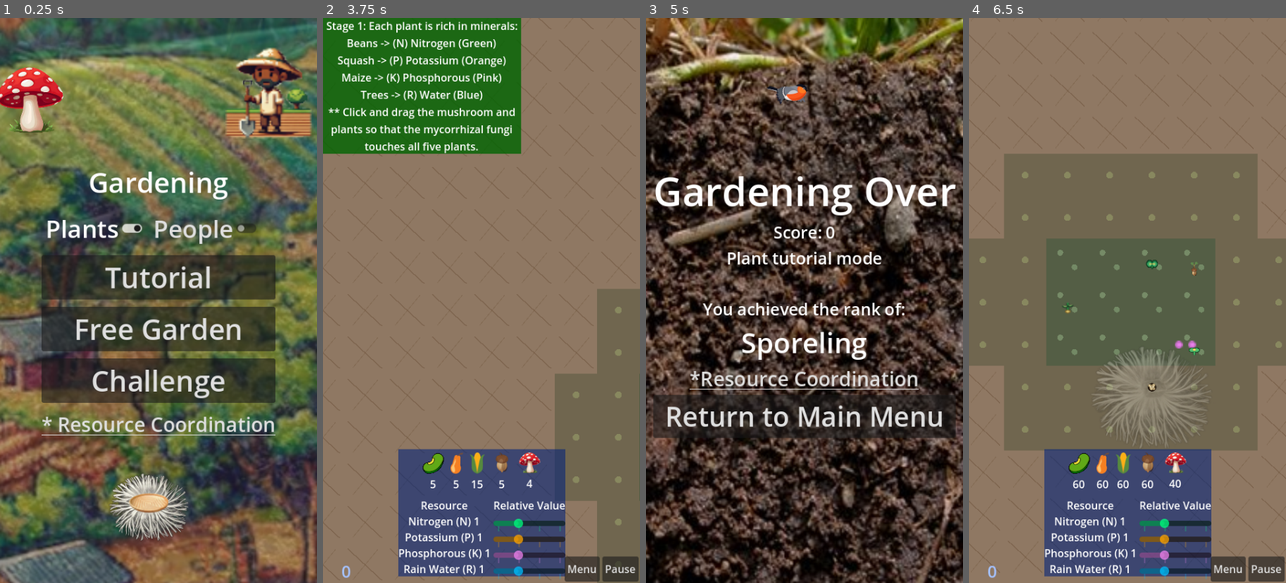
Above: before the commit, frames 1-4 (left to right).
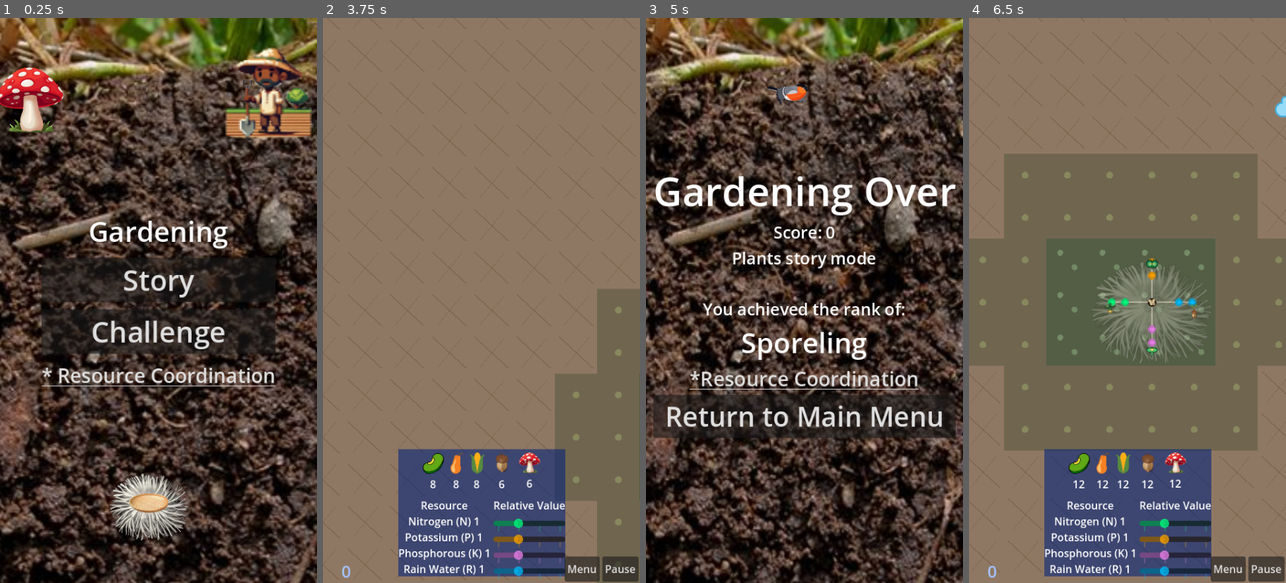
Above: after the commit, the same moments.

Repository: grassrootseconomics/mycofig
Game: Godot game, scene res://scenes/title_screen.tscn
Same seed, same stepped clock (60 frames per second), same inputs: the game is played once before the commit and once after it.
Inputs (mouse positions are in pixels of both pictures, inside the frame that each line leads up to):
- Up to frame 1 (0.25 s): no input
- Up to frame 2 (3.75 s): click (418, 227) at 0.5 s, where only the run before the commit has a clickable "Plants"; click (529, 227) at 1.25 s, where only the run before the commit has a clickable "People"; click "Challenge" at 2 s; click "Menu" at 2.75 s; click "Tutorial" (after the commit: "Story") at 3.5 s
- Up to frame 3 (5 s): tap Enter at 4.25 s; move the mouse to (874, 272) at 4.27 s; hold Right (right) from 4.28 s (still down); tap Space (shoot) at 4.35 s; click (874, 272) at 4.42 s; tap Q at 4.55 s
- Up to frame 4 (6.5 s): release Right (right) at 5 s; click "Return to Main Menu" at 5 s; click (1127, 328) at 5.75 s, where only the run before the commit has a clickable "Free Garden"

The runs differ from the first frame. In frame 1, 83% of the frame differs, in the area x 0-100%, y 0-100%; in frame 2, 15%; in frame 3, 0.6%; in frame 4, 5.2%.

Commit message:
M3-A: refactor title flow to Story/Challenge and reset story state

Diff:
--- a/global/global.gd
+++ b/global/global.gd
@@ -22,6 +22,11 @@
 var world_rect = Rect2(Vector2.ZERO, Vector2.ZERO)
 var active_mode_id = ""
 var active_scenario_id = ""
+var story_chapter_id := 1
+var village_revealed := false
+var village_objective_flags := {}
+var farmer_crop_stock_total := 0
+var farmer_crop_stock_max := 0
 var prevent_auto_select = false
 var perf_adaptive_enabled = true
 var perf_quality_override = -1
@@ -58,7 +63,11 @@
 	"squash": 12,
 	"maize": 12,
 	"tree": 12,
-	"myco": 12
+	"myco": 12,
+	"farmer": 0,
+	"vendor": 0,
+	"cook": 0,
+	"basket": 0
 	}
 
 var social_inventory = { #how many of each plant do we have to use
@@ -81,11 +90,19 @@
 var assets_social = { #list of assets -
 	#for each asset there is a balance, and stready state amount needed for growth
 	"N": "Farming",
-	"P": "Vegetables",
+	"P": "Teaching",
 	"K": "Cooking",
 	"R": "Money"
 
 	}
+
+var story_stage_text = {
+	1: "Story 1: Place crops and myco from inventory to start restoring soil.",
+	2: "Story 2: Harvest ripe crops to increase your farm inventory.",
+	3: "Story 3: Expand toward the village marked with ? on the minimap.",
+	4: "Story 4: The village is visible. Place village items and keep farmer crop stock alive.",
+	5: "Story 5: Support village trade by delivering ripe crop harvests to farmers."
+}
 
 var assets_plant = { #list of assets -
 	#for each asset there is a balance, and stready state amount needed for growth
--- a/scenes/game_over.gd
+++ b/scenes/game_over.gd
@@ -3,16 +3,13 @@
 #@export var level_scene: PackedScene = load("res://scenes/level.tscn")
 
 func _ready():
-	var PPMode = "Plant"
-	if Global.social_mode == true:
-		PPMode = "People"
 	$CenterContainer/VBoxContainer/Label2.text = $CenterContainer/VBoxContainer/Label2.text + str(Global.score)
-	$CenterContainer/VBoxContainer/ModeLabel.text = PPMode + " " + Global.mode+" mode"
+	$CenterContainer/VBoxContainer/ModeLabel.text = "Plants " + Global.mode + " mode"
 	var rank_key := Global.get_rank_threshold(Global.score)
 	var rank_str = Global.ranks[rank_key]
 
 	if(rank_str=="Grassroots Economist"):
-		$CenterContainer/VBoxContainer/ModeLabel.text = "You WON! "+ PPMode+ " " +Global.mode+" mode"
+		$CenterContainer/VBoxContainer/ModeLabel.text = "You WON! Plants " + Global.mode + " mode"
 
 	$CenterContainer/VBoxContainer/RankLabel.text = rank_str
 func _process(delta: float) -> void:
--- a/scenes/title_screen.gd
+++ b/scenes/title_screen.gd
@@ -13,77 +13,48 @@
 	Global.stage_inc = 0
 	Global.bars_on = false
 	Global.allow_agent_reposition = false
+	Global.social_mode = false
+	Global.story_chapter_id = 1
+	Global.village_revealed = false
+	Global.village_objective_flags = {}
+	Global.farmer_crop_stock_total = 0
+	Global.farmer_crop_stock_max = 0
 
 
 func _ready():
-	DisplayServer.window_set_title("Plants and People Gardening")
+	DisplayServer.window_set_title("Plants Gardening")
 	Global.score = 0
-
-	if(Global.social_mode):
-		$CenterContainer/BG.modulate.a = 1
-		$CenterContainer/BG2.modulate.a = 0
-		$CenterContainer/VBoxContainer/HBoxContainer/CheckButton2.button_pressed = true
-		$CenterContainer/VBoxContainer/HBoxContainer/CheckButton.button_pressed = false
-		var tween = get_tree().create_tween()
-		tween.tween_property($CenterContainer/BG, "modulate:a", 0, 0.5)
-		var tween2 = get_tree().create_tween()
-		tween2.tween_property($CenterContainer/BG2, "modulate:a", 1, 0.5)
-	else:
-		$CenterContainer/BG.modulate.a = 0
-		$CenterContainer/BG2.modulate.a = 1
-		$CenterContainer/VBoxContainer/HBoxContainer/CheckButton.button_pressed = true
-		$CenterContainer/VBoxContainer/HBoxContainer/CheckButton2.button_pressed = false
-		var tween2 = get_tree().create_tween()
-		tween2.tween_property($CenterContainer/BG2, "modulate:a", 0, 0.5)
-		var tween = get_tree().create_tween()
-		tween.tween_property($CenterContainer/BG, "modulate:a", 1, 0.5)
+	$CenterContainer/BG.modulate.a = 1
+	$CenterContainer/BG2.modulate.a = 0
+	$CenterContainer/VBoxContainer/HBoxContainer.visible = false
+	Global.social_mode = false
 
 
 func _on_tutorial_pressed() -> void:
 	_reset_run_state()
-	Global.mode = "tutorial"
+	Global.mode = "story"
 	Global.is_raining = false
-	Global.is_birding = false
+	Global.is_birding = true
 	Global.is_killing = false
-	Global.is_max_babies = false
+	Global.is_max_babies = true
 	Global.draw_lines = true
 	Global.bars_on = false
 	Global.stage = 1
 	Global.inventory = { #how many of each plant do we have to use
-	"bean": 5,
-	"squash": 5,
-	"maize": 15,
-	"tree": 5,
-	"myco": 4
+	"bean": 8,
+	"squash": 8,
+	"maize": 8,
+	"tree": 6,
+	"myco": 6,
+	"farmer": 0,
+	"vendor": 0,
+	"cook": 0,
+	"basket": 0
 	}
-	if(Global.social_mode== false):
-		get_tree().change_scene_to_file("res://scenes/level.tscn")
-	else:
-
-		get_tree().change_scene_to_file("res://scenes/sociallevel.tscn")
+	get_tree().change_scene_to_file("res://scenes/level.tscn")
 
 func _on_free_garden_pressed() -> void:
-	_reset_run_state()
-	Global.mode = "free"
-	Global.is_raining = false
-	Global.is_birding = false
-	Global.is_killing = true
-	Global.is_max_babies = true
-	Global.bars_on = false
-	Global.draw_lines = false
-	Global.inventory = { #how many of each plant do we have to use
-	"bean": 60,
-	"squash": 60,
-	"maize": 60,
-	"tree": 60,
-	"myco": 40
-	}
-
-	if(Global.social_mode== false):
-		get_tree().change_scene_to_file("res://scenes/level.tscn")
-	else:
-		Global.draw_lines = true
-		get_tree().change_scene_to_file("res://scenes/sociallevel.tscn")
+	_on_challenge_button_pressed()
 
 func _on_challenge_button_pressed() -> void:
 	_reset_run_state()
@@ -99,65 +70,23 @@
 	"squash": 12,
 	"maize": 12,
 	"tree": 12,
-	"myco": 12
+	"myco": 12,
+	"farmer": 0,
+	"vendor": 0,
+	"cook": 0,
+	"basket": 0
 	}
-	if(Global.social_mode== false):
-		get_tree().change_scene_to_file("res://scenes/level.tscn")
-	else:
-		get_tree().change_scene_to_file("res://scenes/sociallevel.tscn")
+	get_tree().change_scene_to_file("res://scenes/level.tscn")
 
 
 func _on_cofi_button_pressed() -> void:
-	_reset_run_state()
-	Global.social_mode = true
-	Global.mode = "challenge"
-	Global.is_raining = true
-	Global.is_birding = false
-	Global.is_killing = false
-	Global.is_max_babies = false
-	Global.bars_on = false
-	Global.draw_lines = true
-	Global.baby_mode = false
-
-	Global.social_inventory = { #how many of each plant do we have to use
-	"service": 12,
-	"good": 12,
-	"value add": 12,
-	"city": 12,
-	"basket": 12
-	}
-	get_tree().change_scene_to_file("res://scenes/sociallevel.tscn")
+	_on_challenge_button_pressed()
 
 
 func _on_check_button_toggled(toggled_on: bool) -> void:
-
-	$CenterContainer/VBoxContainer/HBoxContainer/CheckButton2.emit_signal("pressed")
-
-	$CenterContainer/VBoxContainer/HBoxContainer/CheckButton2.button_pressed=not toggled_on
-	if toggled_on == true:
-		Global.social_mode = false
-		$CenterContainer/BG.texture = load("res://graphics/soil_end.jpeg")
-	else:
-		Global.social_mode = true
-		$CenterContainer/BG.texture = load("res://graphics/social.png")
+	Global.social_mode = false
 
 
 
 func _on_check_button_2_toggled(toggled_on: bool) -> void:
-
-	$CenterContainer/VBoxContainer/HBoxContainer/CheckButton.emit_signal("pressed")
-	$CenterContainer/VBoxContainer/HBoxContainer/CheckButton.button_pressed=not toggled_on
-	if toggled_on == true:
-		Global.social_mode = true
-		#$CenterContainer/BG.texture = load("res://graphics/social.png")
-		var tween = get_tree().create_tween()
-		tween.tween_property($CenterContainer/BG2, "modulate:a", 1, 0.2)
-		var tween2 = get_tree().create_tween()
-		tween2.tween_property($CenterContainer/BG, "modulate:a", 0, 0.2)
-	else:
-		Global.social_mode = false
-		#$CenterContainer/BG.texture = load("res://graphics/soil_end.jpeg")
-		var tween = get_tree().create_tween()
-		tween.tween_property($CenterContainer/BG2, "modulate:a", 0, 0.2)
-		var tween2 = get_tree().create_tween()
-		tween2.tween_property($CenterContainer/BG, "modulate:a", 1, 0.2)
+	Global.social_mode = false
--- a/scenes/title_screen.tscn
+++ b/scenes/title_screen.tscn
@@ -72,6 +72,7 @@
 horizontal_alignment = 1
 
 [node name="HBoxContainer" type="HBoxContainer" parent="CenterContainer/VBoxContainer"]
+visible = false
 layout_mode = 2
 
 [node name="CheckButton" type="CheckButton" parent="CenterContainer/VBoxContainer/HBoxContainer"]
@@ -88,9 +89,10 @@
 [node name="Tutorial" type="Button" parent="CenterContainer/VBoxContainer"]
 layout_mode = 2
 theme_override_font_sizes/font_size = 43
-text = "Tutorial"
+text = "Story"
 
 [node name="FreeGarden" type="Button" parent="CenterContainer/VBoxContainer"]
+visible = false
 layout_mode = 2
 theme_override_font_sizes/font_size = 43
 text = "Free Garden"
